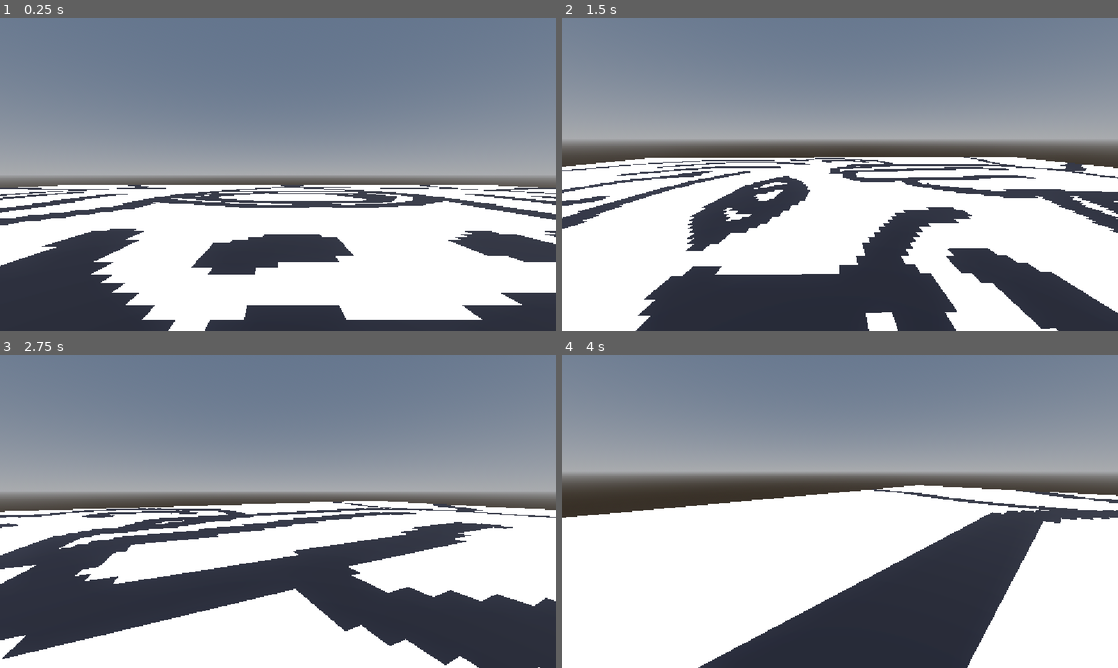
Above: before the commit, frames 1-4 (two rows, left to right).
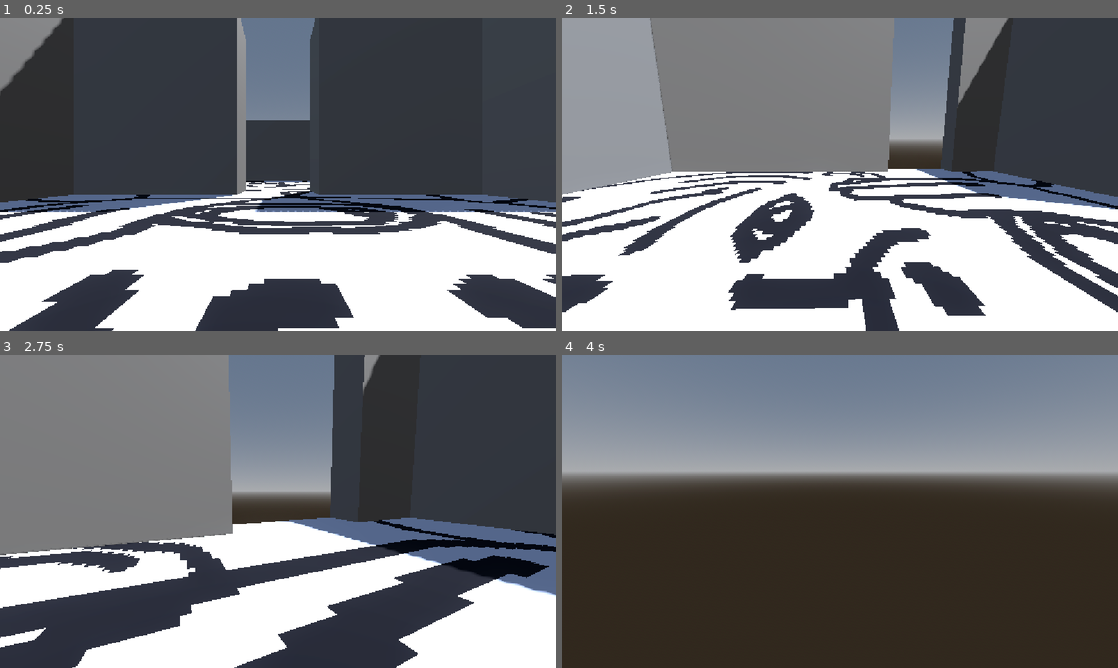
Above: after the commit, the same moments.

Repository: fennylol/datenight
Game: Godot game, scene res://the_home/the_home.tscn
Two runs of this game, one before a commit and one after it. Both use one fixed random seed, a clock stepped at 60 frames per second and the inputs below.
Inputs (mouse positions are in pixels of both pictures, inside the frame that each line leads up to):
- Up to frame 1 (0.25 s): no input
- Up to frame 2 (1.5 s): tap Enter at 0.5 s; move the mouse to (962, 158) at 0.52 s; hold D (right) 0.53-1.28 s; click (962, 158) at 0.67 s; tap Space (jump) at 0.77 s; move the mouse to (812, 174) at 1.27 s; hold W (up) from 1.28 s (still down)
- Up to frame 3 (2.75 s): keep holding W (up); tap Space (jump) at 1.52 s; move the mouse to (289, 505) at 2.02 s
- Up to frame 4 (4 s): keep holding W (up); move the mouse to (834, 517) at 2.77 s; click (834, 517) at 2.92 s; tap Space (jump) at 3.02, 3.77 s; move the mouse to (878, 514) at 3.52 s

The runs differ from the first frame. In frame 1, 72% of the frame differs, in the area x 0-100%, y 0-100%; in frame 2, 56%; in frame 3, 61%; in frame 4, 54%.

Commit message:
room detection

Diff:
--- /dev/null
+++ b/global_utility.gd
@@ -0,0 +1,22 @@
+class_name GlobalUtil
+
+static func calculate_spatial_bounds(parent : Node3D, exclude_top_level_transform: bool) -> AABB:
+   # thanks u/hefty-ad-6587
+   # https://www.reddit.com/r/godot/comments/18bfn0n/how_to_calculate_node3d_bounding_box/
+   var bounds : AABB = AABB()
+   if parent is VisualInstance3D:
+      bounds = parent.get_aabb();
+
+   for i in range(parent.get_child_count()):
+      var child : Node3D = parent.get_child(i)
+      if child:
+         var child_bounds : AABB = calculate_spatial_bounds(child, false)
+         if bounds.size == Vector3.ZERO && parent:
+            bounds = child_bounds
+         else:
+            bounds = bounds.merge(child_bounds)
+   if bounds.size == Vector3.ZERO && !parent:
+      bounds = AABB(Vector3(-0.2, -0.2, -0.2), Vector3(0.4, 0.4, 0.4))
+   if !exclude_top_level_transform:
+      bounds = parent.transform * bounds
+   return bounds
--- a/the_child/the_child.gd
+++ b/the_child/the_child.gd
@@ -1,4 +1,5 @@
 extends CharacterBody3D
+class_name TheChild
 
 const SPEED = 5.0
 const JUMP_VELOCITY = 4.5
--- /dev/null
+++ b/the_home/hallway.tscn
@@ -0,0 +1,65 @@
+[gd_scene format=3 uid="uid://0qlh6p1g5n5g"]
+
+[ext_resource type="Texture2D" uid="uid://dc0xcn0y8whcl" path="res://icon.png" id="1_jp44d"]
+[ext_resource type="Script" uid="uid://becb7i0qtyy5d" path="res://the_home/rooms/room.gd" id="1_tgoco"]
+
+[sub_resource type="StandardMaterial3D" id="StandardMaterial3D_tgoco"]
+albedo_texture = ExtResource("1_jp44d")
+uv1_scale = Vector3(2, 2, 2)
+uv1_offset = Vector3(0.5, 0, 0)
+texture_filter = 0
+
+[sub_resource type="BoxMesh" id="BoxMesh_csw4l"]
+size = Vector3(15, 1, 5)
+
+[sub_resource type="BoxShape3D" id="BoxShape3D_box8g"]
+size = Vector3(15, 1, 5)
+
+[sub_resource type="BoxMesh" id="BoxMesh_xll1t"]
+size = Vector3(15, 8, 1)
+
+[sub_resource type="BoxShape3D" id="BoxShape3D_5vrur"]
+size = Vector3(15, 8, 1)
+
+[node name="Hallway" type="Node3D" unique_id=232173153]
+script = ExtResource("1_tgoco")
+RoomName = "Hallway"
+
+[node name="floor" type="StaticBody3D" parent="." unique_id=1870763597]
+transform = Transform3D(1, 0, 0, 0, 1, 0, 0, 0, 1, 0, -0.5, 0)
+
+[node name="MeshInstance3D" type="MeshInstance3D" parent="floor" unique_id=1090030298]
+material_override = SubResource("StandardMaterial3D_tgoco")
+mesh = SubResource("BoxMesh_csw4l")
+
+[node name="CollisionShape3D" type="CollisionShape3D" parent="floor" unique_id=1448280335]
+shape = SubResource("BoxShape3D_box8g")
+
+[node name="Nwall" type="StaticBody3D" parent="." unique_id=1899319967]
+transform = Transform3D(1, 0, 0, 0, 1, 0, 0, 0, 1, 0, 3, 2)
+
+[node name="MeshInstance3D" type="MeshInstance3D" parent="Nwall" unique_id=1119290658]
+mesh = SubResource("BoxMesh_xll1t")
+
+[node name="CollisionShape3D" type="CollisionShape3D" parent="Nwall" unique_id=834864300]
+shape = SubResource("BoxShape3D_5vrur")
+
+[node name="Swall" type="StaticBody3D" parent="." unique_id=927652465]
+transform = Transform3D(1, 0, 0, 0, 1, 0, 0, 0, 1, 0, 3, -2)
+
+[node name="MeshInstance3D" type="MeshInstance3D" parent="Swall" unique_id=929640931]
+mesh = SubResource("BoxMesh_xll1t")
+
+[node name="CollisionShape3D" type="CollisionShape3D" parent="Swall" unique_id=574562752]
+shape = SubResource("BoxShape3D_5vrur")
+
+[node name="floor2" type="StaticBody3D" parent="." unique_id=817976305]
+transform = Transform3D(-1, 8.742278e-08, 0, -8.742278e-08, -1, 0, 0, 0, 1, 0, 6.5, 0)
+visible = false
+
+[node name="MeshInstance3D" type="MeshInstance3D" parent="floor2" unique_id=560354034]
+material_override = SubResource("StandardMaterial3D_tgoco")
+mesh = SubResource("BoxMesh_csw4l")
+
+[node name="CollisionShape3D" type="CollisionShape3D" parent="floor2" unique_id=544811839]
+shape = SubResource("BoxShape3D_box8g")
--- /dev/null
+++ b/the_home/kitchen.tscn
@@ -0,0 +1,131 @@
+[gd_scene format=3 uid="uid://hdnq3edekpcu"]
+
+[ext_resource type="Texture2D" uid="uid://dc0xcn0y8whcl" path="res://icon.png" id="1_fukad"]
+[ext_resource type="Script" uid="uid://becb7i0qtyy5d" path="res://the_home/rooms/room.gd" id="1_olyve"]
+
+[sub_resource type="StandardMaterial3D" id="StandardMaterial3D_olyve"]
+albedo_texture = ExtResource("1_fukad")
+uv1_scale = Vector3(2, 2, 2)
+uv1_offset = Vector3(0.5, 0, 0)
+texture_filter = 0
+
+[sub_resource type="BoxMesh" id="BoxMesh_qy2cf"]
+size = Vector3(17, 1, 20)
+
+[sub_resource type="BoxShape3D" id="BoxShape3D_dfbv0"]
+size = Vector3(17, 1, 17)
+
+[sub_resource type="BoxMesh" id="BoxMesh_yknnq"]
+size = Vector3(15, 8, 1)
+
+[sub_resource type="BoxShape3D" id="BoxShape3D_ypu57"]
+size = Vector3(15, 8, 1)
+
+[sub_resource type="BoxMesh" id="BoxMesh_chco7"]
+size = Vector3(1, 8, 20)
+
+[sub_resource type="BoxShape3D" id="BoxShape3D_e0okl"]
+size = Vector3(1, 8, 3)
+
+[sub_resource type="BoxMesh" id="BoxMesh_1ek6u"]
+size = Vector3(1, 8, 6)
+
+[sub_resource type="BoxShape3D" id="BoxShape3D_y82gq"]
+size = Vector3(1, 8, 3)
+
+[sub_resource type="BoxMesh" id="BoxMesh_7ee2k"]
+size = Vector3(1, 8, 11)
+
+[sub_resource type="BoxShape3D" id="BoxShape3D_j68mg"]
+size = Vector3(1, 8, 11)
+
+[sub_resource type="BoxMesh" id="BoxMesh_j8omq"]
+size = Vector3(6, 8, 1)
+
+[sub_resource type="BoxShape3D" id="BoxShape3D_tt5oi"]
+size = Vector3(6, 8, 1)
+
+[sub_resource type="BoxMesh" id="BoxMesh_uhr1q"]
+size = Vector3(6, 8, 1)
+
+[sub_resource type="BoxShape3D" id="BoxShape3D_0cw7u"]
+size = Vector3(6, 8, 1)
+
+[node name="Kitchen" type="Node3D" unique_id=2062142882]
+script = ExtResource("1_olyve")
+RoomName = "Kitchen"
+
+[node name="floor" type="StaticBody3D" parent="." unique_id=14892206]
+transform = Transform3D(1, 0, 0, 0, 1, 0, 0, 0, 1, 0, -0.5, 0)
+
+[node name="MeshInstance3D" type="MeshInstance3D" parent="floor" unique_id=615832436]
+material_override = SubResource("StandardMaterial3D_olyve")
+mesh = SubResource("BoxMesh_qy2cf")
+
+[node name="CollisionShape3D" type="CollisionShape3D" parent="floor" unique_id=2098479166]
+shape = SubResource("BoxShape3D_dfbv0")
+
+[node name="Nwall" type="StaticBody3D" parent="." unique_id=796561663]
+transform = Transform3D(1, 0, 0, 0, 1, 0, 0, 0, 1, 0, 3, 9.5)
+
+[node name="MeshInstance3D" type="MeshInstance3D" parent="Nwall" unique_id=1873243248]
+mesh = SubResource("BoxMesh_yknnq")
+
+[node name="CollisionShape3D" type="CollisionShape3D" parent="Nwall" unique_id=808491784]
+shape = SubResource("BoxShape3D_ypu57")
+
+[node name="Wwall" type="StaticBody3D" parent="." unique_id=1264425822]
+transform = Transform3D(1, 0, 0, 0, 1, 0, 0, 0, 1, 8, 3, 0)
+
+[node name="MeshInstance3D" type="MeshInstance3D" parent="Wwall" unique_id=1463875716]
+mesh = SubResource("BoxMesh_chco7")
+
+[node name="CollisionShape3D" type="CollisionShape3D" parent="Wwall" unique_id=1657789297]
+shape = SubResource("BoxShape3D_e0okl")
+
+[node name="Ewall" type="StaticBody3D" parent="." unique_id=90568921]
+transform = Transform3D(1, 0, 0, 0, 1, 0, 0, 0, 1, -8, 3, -7)
+
+[node name="MeshInstance3D" type="MeshInstance3D" parent="Ewall" unique_id=748477233]
+mesh = SubResource("BoxMesh_1ek6u")
+
+[node name="CollisionShape3D" type="CollisionShape3D" parent="Ewall" unique_id=1334800628]
+shape = SubResource("BoxShape3D_y82gq")
+
+[node name="Ewall2" type="StaticBody3D" parent="." unique_id=21439611]
+transform = Transform3D(1, 0, 0, 0, 1, 0, 0, 0, 1, -8, 3, 4.5)
+
+[node name="MeshInstance3D" type="MeshInstance3D" parent="Ewall2" unique_id=1597133096]
+mesh = SubResource("BoxMesh_7ee2k")
+
+[node name="CollisionShape3D" type="CollisionShape3D" parent="Ewall2" unique_id=2097250697]
+shape = SubResource("BoxShape3D_j68mg")
+
+[node name="Swall" type="StaticBody3D" parent="." unique_id=1453033578]
+transform = Transform3D(1, 0, 0, 0, 1, 0, 0, 0, 1, 4.5, 3, -9.5)
+
+[node name="MeshInstance3D" type="MeshInstance3D" parent="Swall" unique_id=434517529]
+mesh = SubResource("BoxMesh_j8omq")
+
+[node name="CollisionShape3D" type="CollisionShape3D" parent="Swall" unique_id=368316844]
+shape = SubResource("BoxShape3D_tt5oi")
+
+[node name="Swall2" type="StaticBody3D" parent="." unique_id=1023334463]
+transform = Transform3D(1, 0, 0, 0, 1, 0, 0, 0, 1, -4.5, 3, -9.5)
+
+[node name="MeshInstance3D" type="MeshInstance3D" parent="Swall2" unique_id=273301085]
+mesh = SubResource("BoxMesh_uhr1q")
+
+[node name="CollisionShape3D" type="CollisionShape3D" parent="Swall2" unique_id=1383517309]
+shape = SubResource("BoxShape3D_0cw7u")
+
+[node name="ceil" type="StaticBody3D" parent="." unique_id=1454350018]
+transform = Transform3D(-1, 8.742278e-08, 0, -8.742278e-08, -1, 0, 0, 0, 1, 0, 6.5, 0)
+visible = false
+
+[node name="MeshInstance3D" type="MeshInstance3D" parent="ceil" unique_id=1179522215]
+material_override = SubResource("StandardMaterial3D_olyve")
+mesh = SubResource("BoxMesh_qy2cf")
+
+[node name="CollisionShape3D" type="CollisionShape3D" parent="ceil" unique_id=116245142]
+shape = SubResource("BoxShape3D_dfbv0")
--- /dev/null
+++ b/the_home/livingroom.tscn
@@ -0,0 +1,140 @@
+[gd_scene format=3 uid="uid://sw1p0hugnybq"]
+
+[ext_resource type="Script" uid="uid://becb7i0qtyy5d" path="res://the_home/rooms/room.gd" id="1_34ttw"]
+[ext_resource type="Texture2D" uid="uid://dc0xcn0y8whcl" path="res://icon.png" id="1_ww621"]
+
+[sub_resource type="StandardMaterial3D" id="StandardMaterial3D_34ttw"]
+albedo_texture = ExtResource("1_ww621")
+uv1_scale = Vector3(2, 2, 2)
+uv1_offset = Vector3(0.5, 0, 0)
+texture_filter = 0
+
+[sub_resource type="BoxMesh" id="BoxMesh_6cet3"]
+size = Vector3(17, 1, 17)
+
+[sub_resource type="BoxShape3D" id="BoxShape3D_56sal"]
+size = Vector3(17, 1, 17)
+
+[sub_resource type="BoxMesh" id="BoxMesh_bsava"]
+size = Vector3(15, 8, 1)
+
+[sub_resource type="BoxShape3D" id="BoxShape3D_ww621"]
+size = Vector3(15, 8, 1)
+
+[sub_resource type="BoxMesh" id="BoxMesh_khuig"]
+size = Vector3(1, 8, 3)
+
+[sub_resource type="BoxShape3D" id="BoxShape3D_34ttw"]
+size = Vector3(1, 8, 3)
+
+[sub_resource type="BoxMesh" id="BoxMesh_2a8kj"]
+size = Vector3(1, 8, 11)
+
+[sub_resource type="BoxShape3D" id="BoxShape3D_6cet3"]
+size = Vector3(1, 8, 11)
+
+[sub_resource type="BoxShape3D" id="BoxShape3D_khuig"]
+size = Vector3(1, 8, 3)
+
+[sub_resource type="BoxShape3D" id="BoxShape3D_2a8kj"]
+size = Vector3(1, 8, 11)
+
+[sub_resource type="BoxMesh" id="BoxMesh_f87ur"]
+size = Vector3(6, 8, 1)
+
+[sub_resource type="BoxShape3D" id="BoxShape3D_f87ur"]
+size = Vector3(6, 8, 1)
+
+[sub_resource type="BoxMesh" id="BoxMesh_wkji7"]
+size = Vector3(6, 8, 1)
+
+[sub_resource type="BoxShape3D" id="BoxShape3D_wkji7"]
+size = Vector3(6, 8, 1)
+
+[node name="Livingroom" type="Node3D" unique_id=711642693]
+script = ExtResource("1_34ttw")
+RoomName = "Living Room"
+
+[node name="floor" type="StaticBody3D" parent="." unique_id=262568247]
+transform = Transform3D(1, 0, 0, 0, 1, 0, 0, 0, 1, 0, -0.5, 0)
+
+[node name="MeshInstance3D" type="MeshInstance3D" parent="floor" unique_id=1682065301]
+material_override = SubResource("StandardMaterial3D_34ttw")
+mesh = SubResource("BoxMesh_6cet3")
+
+[node name="CollisionShape3D" type="CollisionShape3D" parent="floor" unique_id=1545468149]
+shape = SubResource("BoxShape3D_56sal")
+
+[node name="Nwall" type="StaticBody3D" parent="." unique_id=1868432104]
+transform = Transform3D(1, 0, 0, 0, 1, 0, 0, 0, 1, 0, 3, 8)
+
+[node name="MeshInstance3D" type="MeshInstance3D" parent="Nwall" unique_id=1240747526]
+mesh = SubResource("BoxMesh_bsava")
+
+[node name="CollisionShape3D" type="CollisionShape3D" parent="Nwall" unique_id=477450243]
+shape = SubResource("BoxShape3D_ww621")
+
+[node name="Wwall" type="StaticBody3D" parent="." unique_id=919047549]
+transform = Transform3D(1, 0, 0, 0, 1, 0, 0, 0, 1, 8, 3, 7)
+
+[node name="MeshInstance3D" type="MeshInstance3D" parent="Wwall" unique_id=357718993]
+mesh = SubResource("BoxMesh_khuig")
+
+[node name="CollisionShape3D" type="CollisionShape3D" parent="Wwall" unique_id=2042783697]
+shape = SubResource("BoxShape3D_34ttw")
+
+[node name="Wwall2" type="StaticBody3D" parent="." unique_id=613061581]
+transform = Transform3D(1, 0, 0, 0, 1, 0, 0, 0, 1, 8, 3, -3)
+
+[node name="MeshInstance3D" type="MeshInstance3D" parent="Wwall2" unique_id=884531324]
+mesh = SubResource("BoxMesh_2a8kj")
+
+[node name="CollisionShape3D" type="CollisionShape3D" parent="Wwall2" unique_id=255723066]
+shape = SubResource("BoxShape3D_6cet3")
+
+[node name="Ewall" type="StaticBody3D" parent="." unique_id=1481679914]
+transform = Transform3D(1, 0, 0, 0, 1, 0, 0, 0, 1, -8, 3, -7)
+
+[node name="MeshInstance3D" type="MeshInstance3D" parent="Ewall" unique_id=1800602386]
+mesh = SubResource("BoxMesh_khuig")
+
+[node name="CollisionShape3D" type="CollisionShape3D" parent="Ewall" unique_id=202593745]
+shape = SubResource("BoxShape3D_khuig")
+
+[node name="Ewall2" type="StaticBody3D" parent="." unique_id=250271648]
+transform = Transform3D(1, 0, 0, 0, 1, 0, 0, 0, 1, -8, 3, 3)
+
+[node name="MeshInstance3D" type="MeshInstance3D" parent="Ewall2" unique_id=896090853]
+mesh = SubResource("BoxMesh_2a8kj")
+
+[node name="CollisionShape3D" type="CollisionShape3D" parent="Ewall2" unique_id=1478550293]
+shape = SubResource("BoxShape3D_2a8kj")
+
+[node name="Swall" type="StaticBody3D" parent="." unique_id=2008954553]
+transform = Transform3D(1, 0, 0, 0, 1, 0, 0, 0, 1, 4.5, 3, -8)
+
+[node name="MeshInstance3D" type="MeshInstance3D" parent="Swall" unique_id=1272660012]
+mesh = SubResource("BoxMesh_f87ur")
+
+[node name="CollisionShape3D" type="CollisionShape3D" parent="Swall" unique_id=772598791]
+shape = SubResource("BoxShape3D_f87ur")
+
+[node name="Swall2" type="StaticBody3D" parent="." unique_id=1702598448]
+transform = Transform3D(1, 0, 0, 0, 1, 0, 0, 0, 1, -4.5, 3, -8)
+
+[node name="MeshInstance3D" type="MeshInstance3D" parent="Swall2" unique_id=1348371575]
+mesh = SubResource("BoxMesh_wkji7")
+
+[node name="CollisionShape3D" type="CollisionShape3D" parent="Swall2" unique_id=162590759]
+shape = SubResource("BoxShape3D_wkji7")
+
+[node name="ceil" type="StaticBody3D" parent="." unique_id=875998798]
+transform = Transform3D(-1, 8.742278e-08, 0, -8.742278e-08, -1, 0, 0, 0, 1, 0, 6.5, 0)
+visible = false
+
+[node name="MeshInstance3D" type="MeshInstance3D" parent="ceil" unique_id=217154240]
+material_override = SubResource("StandardMaterial3D_34ttw")
+mesh = SubResource("BoxMesh_6cet3")
+
+[node name="CollisionShape3D" type="CollisionShape3D" parent="ceil" unique_id=928536769]
+shape = SubResource("BoxShape3D_56sal")
--- /dev/null
+++ b/the_home/playroom.tscn
@@ -0,0 +1,128 @@
+[gd_scene format=3 uid="uid://bkt3g8x2rroyo"]
+
+[ext_resource type="Texture2D" uid="uid://dc0xcn0y8whcl" path="res://icon.png" id="1_7vm2n"]
+[ext_resource type="Script" uid="uid://becb7i0qtyy5d" path="res://the_home/rooms/room.gd" id="1_njvg8"]
+
+[sub_resource type="StandardMaterial3D" id="StandardMaterial3D_njvg8"]
+albedo_texture = ExtResource("1_7vm2n")
+uv1_scale = Vector3(2, 2, 2)
+uv1_offset = Vector3(0.5, 0, 0)
+texture_filter = 0
+
+[sub_resource type="BoxMesh" id="BoxMesh_3lskj"]
+size = Vector3(19, 1, 16)
+
+[sub_resource type="BoxShape3D" id="BoxShape3D_jflsc"]
+size = Vector3(19.043945, 1, 15.988037)
+
+[sub_resource type="BoxMesh" id="BoxMesh_bxw5g"]
+size = Vector3(17, 8, 1)
+
+[sub_resource type="BoxShape3D" id="BoxShape3D_lm1q8"]
+size = Vector3(17, 8, 1)
+
+[sub_resource type="BoxMesh" id="BoxMesh_lb05l"]
+size = Vector3(1, 8, 16)
+
+[sub_resource type="BoxShape3D" id="BoxShape3D_jwq2x"]
+size = Vector3(1, 8, 16)
+
+[sub_resource type="BoxMesh" id="BoxMesh_hugd3"]
+size = Vector3(1, 8, 4)
+
+[sub_resource type="BoxShape3D" id="BoxShape3D_tfiep"]
+size = Vector3(1, 8, 4)
+
+[sub_resource type="BoxMesh" id="BoxMesh_prf3v"]
+size = Vector3(1, 8, 9)
+
+[sub_resource type="BoxShape3D" id="BoxShape3D_c83yq"]
+size = Vector3(1, 8, 9)
+
+[sub_resource type="BoxMesh" id="BoxMesh_d7ec2"]
+size = Vector3(11, 8, 1)
+
+[sub_resource type="BoxShape3D" id="BoxShape3D_g6mtc"]
+size = Vector3(11, 8, 1)
+
+[sub_resource type="BoxMesh" id="BoxMesh_gjmm4"]
+size = Vector3(3, 8, 1)
+
+[sub_resource type="BoxShape3D" id="BoxShape3D_q8ahg"]
+size = Vector3(3, 8, 1)
+
+[node name="Playroom" type="Node3D" unique_id=2021670826]
+script = ExtResource("1_njvg8")
+RoomName = "Play Room"
+
+[node name="floor" type="StaticBody3D" parent="." unique_id=925576838]
+transform = Transform3D(1, 0, 0, 0, 1, 0, 0, 0, 1, 0, -0.5, 0)
+
+[node name="MeshInstance3D" type="MeshInstance3D" parent="floor" unique_id=352046749]
+material_override = SubResource("StandardMaterial3D_njvg8")
+mesh = SubResource("BoxMesh_3lskj")
+
+[node name="CollisionShape3D" type="CollisionShape3D" parent="floor" unique_id=882033686]
+shape = SubResource("BoxShape3D_jflsc")
+
+[node name="Nwall" type="StaticBody3D" parent="." unique_id=404365831]
+transform = Transform3D(1, 0, 0, 0, 1, 0, 0, 0, 1, 0, 3, -7.5)
+
+[node name="MeshInstance3D" type="MeshInstance3D" parent="Nwall" unique_id=431421419]
+mesh = SubResource("BoxMesh_bxw5g")
+
+[node name="CollisionShape3D" type="CollisionShape3D" parent="Nwall" unique_id=86794621]
+shape = SubResource("BoxShape3D_lm1q8")
+
+[node name="Wwall" type="StaticBody3D" parent="." unique_id=1557062695]
+transform = Transform3D(1, 0, 0, 0, 1, 0, 0, 0, 1, -9, 3, 0)
+
+[node name="MeshInstance3D" type="MeshInstance3D" parent="Wwall" unique_id=1577836530]
+mesh = SubResource("BoxMesh_lb05l")
+
+[node name="CollisionShape3D" type="CollisionShape3D" parent="Wwall" unique_id=396141326]
+shape = SubResource("BoxShape3D_jwq2x")
+
+[node name="Ewall" type="StaticBody3D" parent="." unique_id=1467443088]
+transform = Transform3D(1, 0, 0, 0, 1, 0, 0, 0, 1, 9, 3, -7)
+
+[node name="MeshInstance3D" type="MeshInstance3D" parent="Ewall" unique_id=430181354]
+transform = Transform3D(1, 0, 0, 0, 1, 0, 0, 0, 1, 0, 0, 1)
+mesh = SubResource("BoxMesh_hugd3")
+
+[node name="CollisionShape3D" type="CollisionShape3D" parent="Ewall" unique_id=1656895956]
+transform = Transform3D(1, 0, 0, 0, 1, 0, 0, 0, 1, 0, 0, 1)
+shape = SubResource("BoxShape3D_tfiep")
+
+[node name="Ewall2" type="StaticBody3D" parent="." unique_id=1056781862]
+transform = Transform3D(1, 0, 0, 0, 1, 0, 0, 0, 1, 9, 3, 4.5)
+
+[node name="MeshInstance3D" type="MeshInstance3D" parent="Ewall2" unique_id=346048584]
+transform = Transform3D(1, 0, 0, 0, 1, 0, 0, 0, 1, 0, 0, -1)
+mesh = SubResource("BoxMesh_prf3v")
+
+[node name="CollisionShape3D" type="CollisionShape3D" parent="Ewall2" unique_id=1042767549]
+transform = Transform3D(1, 0, 0, 0, 1, 0, 0, 0, 1, 0, 0, -1)
+shape = SubResource("BoxShape3D_c83yq")
+
+[node name="Swall" type="StaticBody3D" parent="." unique_id=2144340351]
+transform = Transform3D(1, 0, 0, 0, 1, 0, 0, 0, 1, 4.5, 3, 7.5)
+
+[node name="MeshInstance3D" type="MeshInstance3D" parent="Swall" unique_id=1200694743]
+transform = Transform3D(1, 0, 0, 0, 1, 0, 0, 0, 1, -1.5, 0, 0)
+mesh = SubResource("BoxMesh_d7ec2")
+
+[node name="CollisionShape3D" type="CollisionShape3D" parent="Swall" unique_id=550420506]
+transform = Transform3D(1, 0, 0, 0, 1, 0, 0, 0, 1, -1.5, 0, 0)
+shape = SubResource("BoxShape3D_g6mtc")
+
+[node name="Swall2" type="StaticBody3D" parent="." unique_id=664842022]
+transform = Transform3D(1, 0, 0, 0, 1, 0, 0, 0, 1, -4.5, 3, 7.5)
+
+[node name="MeshInstance3D" type="MeshInstance3D" parent="Swall2" unique_id=1184633709]
+transform = Transform3D(1, 0, 0, 0, 1, 0, 0, 0, 1, -2.4977927, 0, 0)
+mesh = SubResource("BoxMesh_gjmm4")
+
+[node name="CollisionShape3D" type="CollisionShape3D" parent="Swall2" unique_id=1198943378]
+transform = Transform3D(1, 0, 0, 0, 1, 0, 0, 0, 1, -2.5, 0, 0)
+shape = SubResource("BoxShape3D_q8ahg")
--- /dev/null
+++ b/the_home/rooms/door.gd
@@ -0,0 +1,5 @@
+class_name Door
+
+var Partner: Door
+var Owner: Room
+var Position: Vector2
--- /dev/null
+++ b/the_home/rooms/room.gd
@@ -0,0 +1,9 @@
+extends Node3D
+class_name Room
+
+var Doors: Array[Door]
+var BoundingBox: AABB
+@export var RoomName: String
+
+func _ready() -> void:
+   BoundingBox = GlobalUtil.calculate_spatial_bounds(self, false)
--- /dev/null
+++ b/the_home/the_home.gd
@@ -0,0 +1,20 @@
+extends Node3D
+
+@onready var THE_CHILD: TheChild = $TheChild
+
+@onready var ROOMS: Array[Room] = [
+   $Livingroom,
+   $Hallway,
+   $Kitchen,
+   $Playroom
+]
+
+func _get_containing_room() -> Room:
+   for room:Room in ROOMS:
+      if room.BoundingBox.has_point(THE_CHILD.position):
+         return room
+   return null
+
+func _process(_delta: float) -> void:
+   var closest_room: Room = _get_containing_room()
+   print(closest_room.RoomName if closest_room else "idk where you are LMAO")
--- a/the_home/the_home.tscn
+++ b/the_home/the_home.tscn
@@ -1,7 +1,11 @@
 [gd_scene format=3 uid="uid://dkpwxgc8fnss7"]
 
+[ext_resource type="Script" uid="uid://b7fjnqxikkj7x" path="res://the_home/the_home.gd" id="1_2cjki"]
+[ext_resource type="PackedScene" uid="uid://sw1p0hugnybq" path="res://the_home/livingroom.tscn" id="1_bi54r"]
 [ext_resource type="PackedScene" uid="uid://c5wp577lftwwe" path="res://the_child/the_child.tscn" id="1_f33rb"]
-[ext_resource type="Texture2D" uid="uid://dc0xcn0y8whcl" path="res://icon.png" id="2_bi54r"]
+[ext_resource type="PackedScene" uid="uid://0qlh6p1g5n5g" path="res://the_home/hallway.tscn" id="3_odmkw"]
+[ext_resource type="PackedScene" uid="uid://hdnq3edekpcu" path="res://the_home/kitchen.tscn" id="4_0wrxk"]
+[ext_resource type="PackedScene" uid="uid://bkt3g8x2rroyo" path="res://the_home/playroom.tscn" id="5_2cjki"]
 
 [sub_resource type="ProceduralSkyMaterial" id="ProceduralSkyMaterial_odmkw"]
 sky_horizon_color = Color(0.66224277, 0.6717428, 0.6867428, 1)
@@ -15,19 +19,8 @@
 sky = SubResource("Sky_y1tlc")
 glow_enabled = true
 
-[sub_resource type="StandardMaterial3D" id="StandardMaterial3D_2cjki"]
-albedo_texture = ExtResource("2_bi54r")
-uv1_scale = Vector3(2, 2, 2)
-uv1_offset = Vector3(0.5, 0, 0)
-texture_filter = 0
-
-[sub_resource type="BoxMesh" id="BoxMesh_bsava"]
-size = Vector3(30, 1, 30)
-
-[sub_resource type="BoxShape3D" id="BoxShape3D_bsava"]
-size = Vector3(30, 1, 30)
-
 [node name="DaHouse" type="Node3D" unique_id=1201681597]
+script = ExtResource("1_2cjki")
 
 [node name="DirectionalLight3D" type="DirectionalLight3D" parent="." unique_id=928236890]
 transform = Transform3D(-0.8660254, -0.43301278, 0.25, 0, 0.49999997, 0.86602545, -0.50000006, 0.75, -0.43301266, 0, 0, 0)
@@ -38,12 +31,13 @@
 
 [node name="TheChild" parent="." unique_id=1674126972 instance=ExtResource("1_f33rb")]
 
-[node name="floor" type="StaticBody3D" parent="." unique_id=538830730]
-transform = Transform3D(1, 0, 0, 0, 1, 0, 0, 0, 1, 0, -0.5, 0)
+[node name="Livingroom" parent="." unique_id=711642693 instance=ExtResource("1_bi54r")]
 
-[node name="MeshInstance3D" type="MeshInstance3D" parent="floor" unique_id=236007967]
-material_override = SubResource("StandardMaterial3D_2cjki")
-mesh = SubResource("BoxMesh_bsava")
+[node name="Hallway" parent="." unique_id=232173153 instance=ExtResource("3_odmkw")]
+transform = Transform3D(1, 0, 0, 0, 1, 0, 0, 0, 1, 16, 0, 4)
 
-[node name="CollisionShape3D" type="CollisionShape3D" parent="floor" unique_id=975879377]
-shape = SubResource("BoxShape3D_bsava")
+[node name="Kitchen" parent="." unique_id=2062142882 instance=ExtResource("4_0wrxk")]
+transform = Transform3D(1, 0, 0, 0, 1, 0, 0, 0, 1, 32, 0, 6.5)
+
+[node name="Playroom" parent="." unique_id=2021670826 instance=ExtResource("5_2cjki")]
+transform = Transform3D(1, 0, 0, 0, 1, 0, 0, 0, 1, 4, 0, -16.5)
Not shown, added: global_utility.gd.uid
Not shown, added: the_home/rooms/door.gd.uid
Not shown, added: the_home/rooms/room.gd.uid
Not shown, added: the_home/the_home.gd.uid
